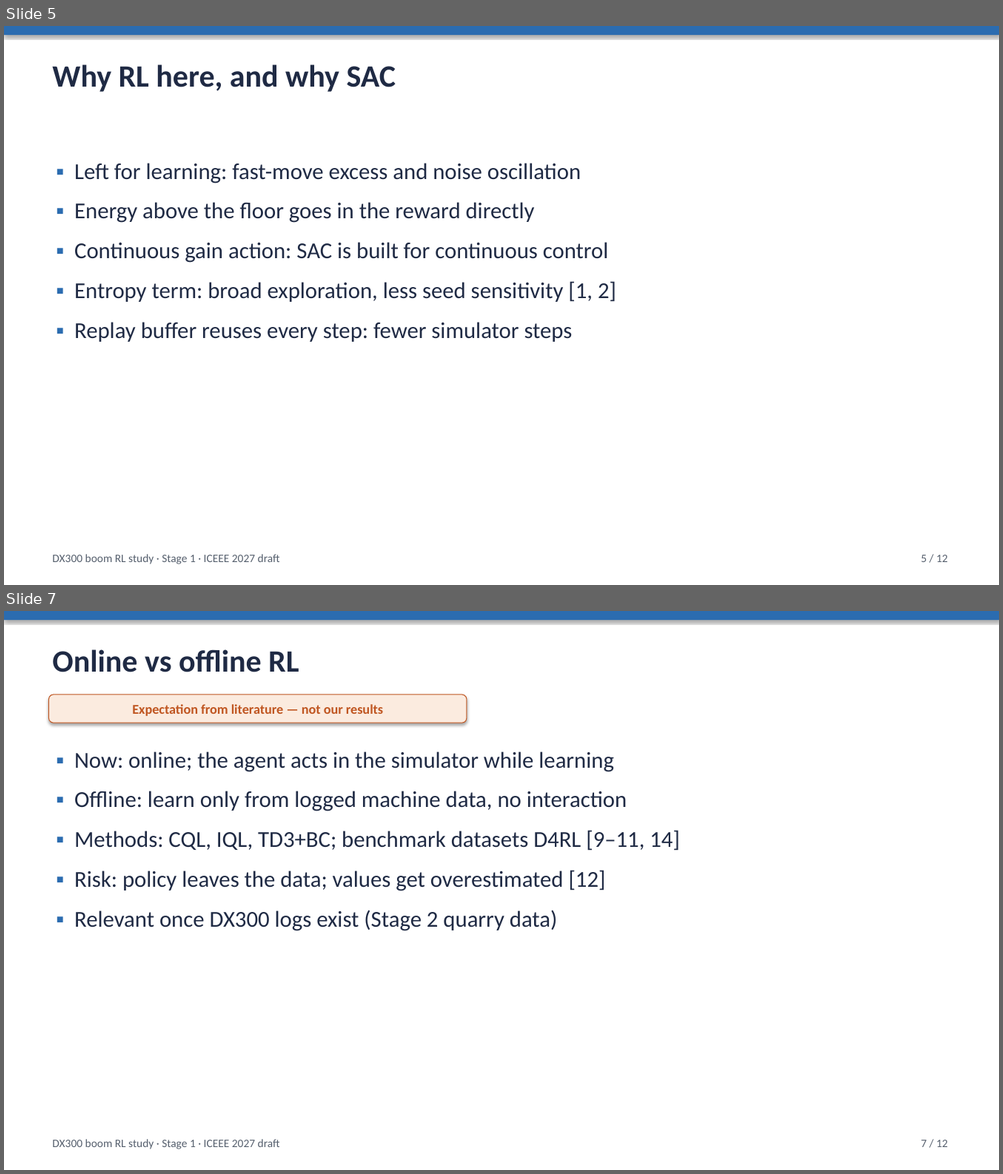
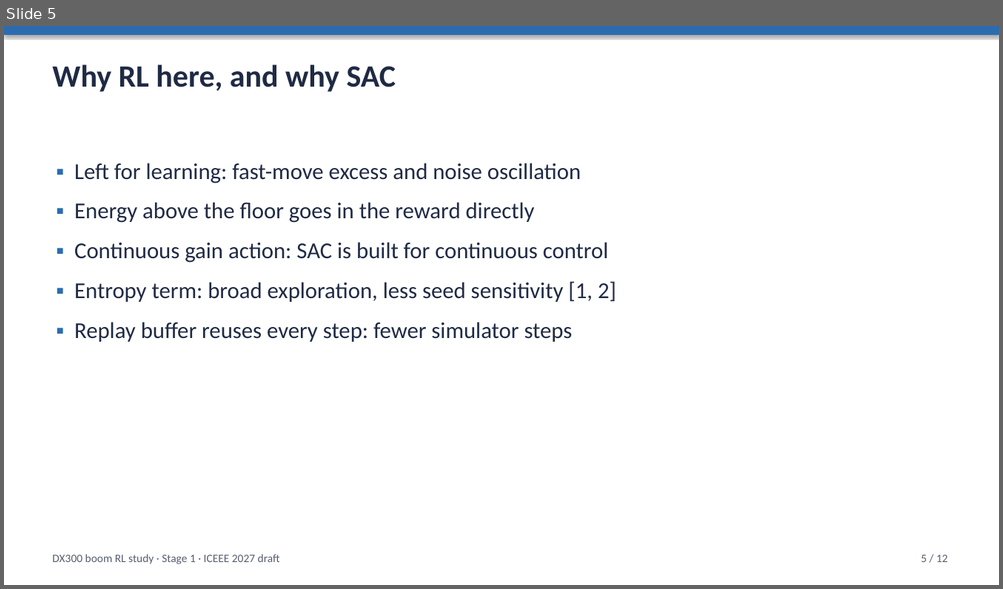
Before and after one commit to Ahmedayyadw/dx300-sim, a slide deck: slides/dx300_sac_methods.pptx. Shown one above the other, each under a label of ours: slides 5 and 7 before the commit, slide 5 after it; the slides between them are not shown. The pictures are 1003x1174 and 1003x589 pixels, drawn with LibreOffice and Linux fonts; fonts in the diff are those of the drawing. Boxes give left, top, right and bottom in pixels: in the first picture for what was removed or moved away, otherwise in the second. Text is boxed around its words. In the diff, an @@ line names an element or a change of style, - is before the commit and + after.

```diff
--- a/slides/dx300_sac_methods.pptx
+++ b/slides/dx300_sac_methods.pptx
@@ slide 7 removed at bbox=[4, 611, 999, 1170], background #FFFFFF @@
@@ rectangle removed at bbox=[4, 611, 999, 620] @@
@@ text removed at bbox=[52, 649, 299, 672] @@
-Online vs offline RL
@@ rounded rectangle removed at bbox=[48, 695, 466, 723] @@
-Expectation from literature — not our results
@@ text removed at bbox=[74, 752, 680, 931] @@
-▪ Now: online; the agent acts in the simulator while learning
-▪ Offline: learn only from logged machine data, no interaction
-▪ Methods: CQL, IQL, TD3+BC; benchmark datasets D4RL [9–11, 14]
-▪ Risk: policy leaves the data; values get overestimated [12]
-▪ Relevant once DX300 logs exist (Stage 2 quarry data)
@@ text removed at bbox=[52, 1139, 280, 1150] @@
-DX300 boom RL study · Stage 1 · ICEEE 2027 draft
@@ text removed at bbox=[921, 1140, 948, 1147] @@
-7 / 12
```
Also in this commit, not shown: 4 slides added, 3 other slides removed, 2 other files.
